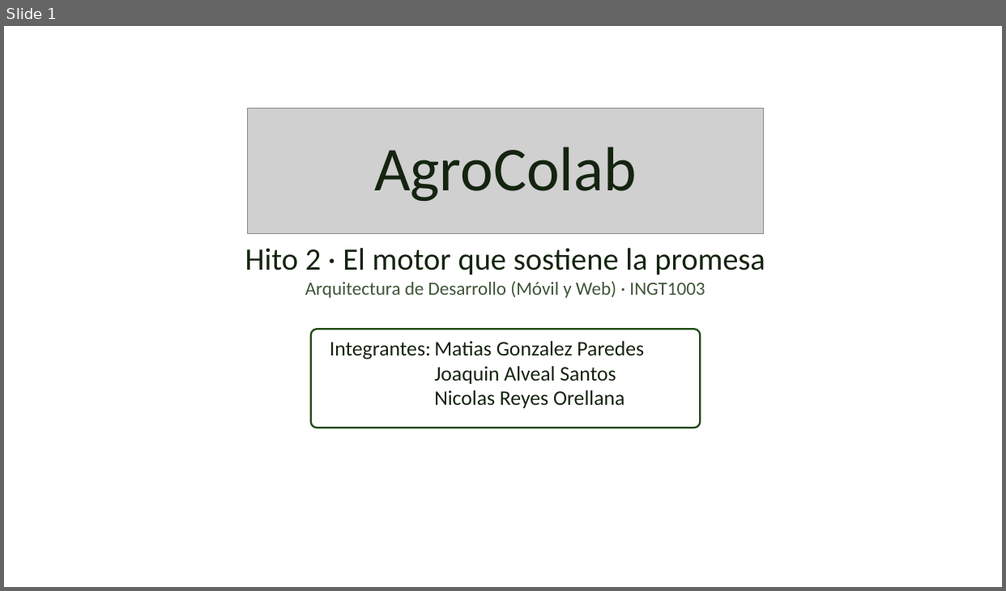
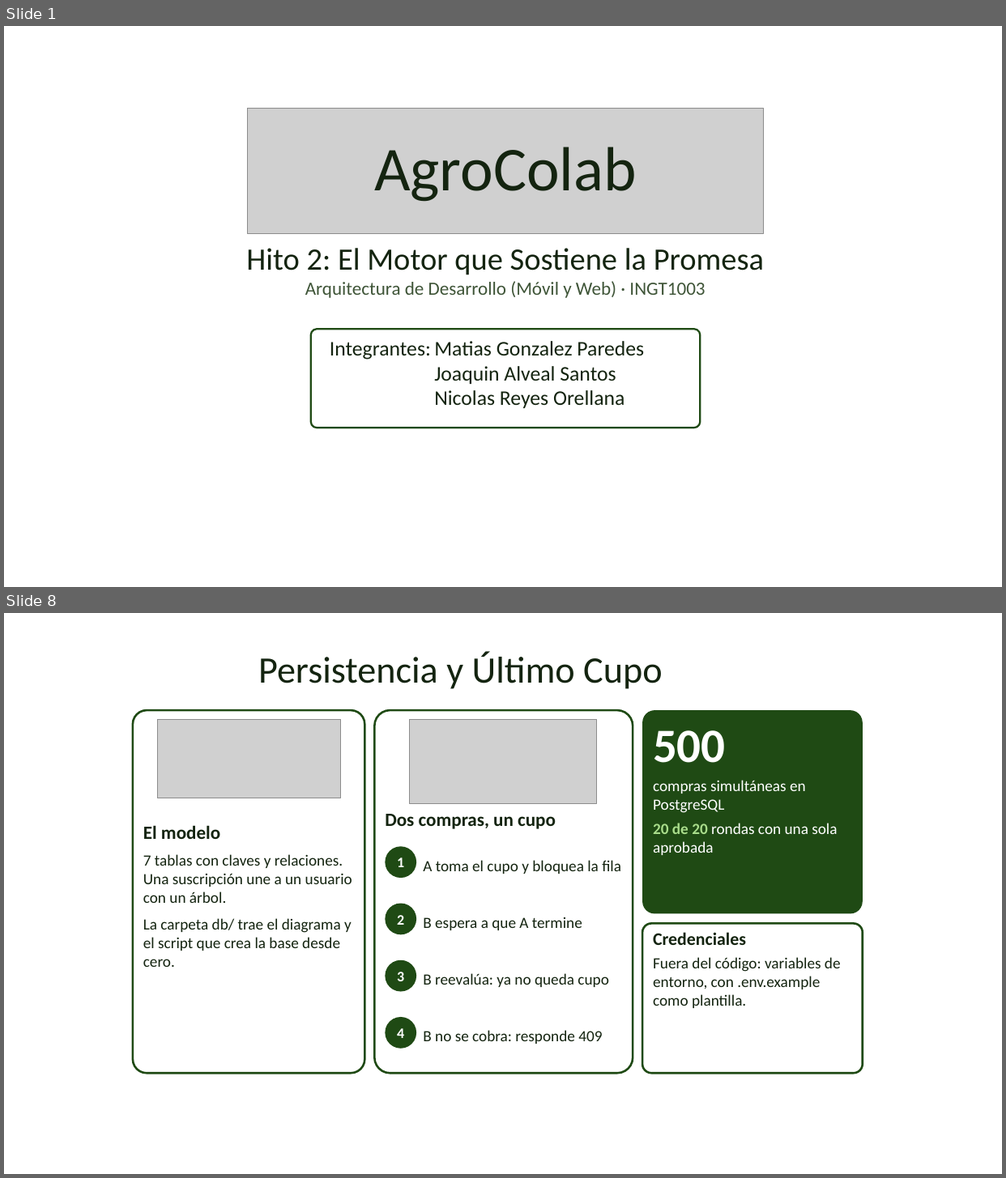
Before and after one commit to arrobaaas/agro-colab, a slide deck: docs/Presentacion_Hito2.pptx. Shown one above the other, each under a label of ours: slide 1 before the commit, slides 1 and 8 after it; the slides between them are not shown. The pictures are 1006x591 and 1006x1178 pixels, drawn with LibreOffice and Linux fonts; fonts in the diff are those of the drawing; grey boxes stand for pictures; background and template pictures are left out. Boxes give left, top, right and bottom in pixels: in the first picture for what was removed or moved away, otherwise in the second. Text is boxed around its words. In the diff, an @@ line names an element or a change of style, - is before the commit and + after.

Commit message:
docs: presentación del Hito 2 con el formato del Hito 1

```diff
--- a/docs/Presentacion_Hito2.pptx
+++ b/docs/Presentacion_Hito2.pptx
@@ slide 8 added at bbox=[4, 613, 1002, 1174], background picture (left out) @@
@@ title added at bbox=[258, 652, 662, 689], 36 pt, text #142410 @@
+Persistencia y Último Cupo
@@ rounded rectangle added at bbox=[133, 710, 364, 1073], fill #FFFFFF at 88% opacity, outline #1F4A14 2 pt @@
@@ picture added at bbox=[157, 719, 341, 798] @@
@@ rounded rectangle added at bbox=[374, 710, 633, 1073], fill #FFFFFF at 88% opacity, outline #1F4A14 2 pt @@
@@ picture added at bbox=[410, 719, 597, 804] @@
@@ rounded rectangle added at bbox=[642, 710, 863, 914], fill #1F4A14 @@
@@ text added at bbox=[653, 730, 726, 763], 46 pt, text #FFFFFF, bold @@
+500
@@ text added at bbox=[653, 780, 837, 855], 15 pt, text #FFFFFF @@
+compras simultáneas en PostgreSQL
+20 de 20 rondas con una sola aprobada
@@ text added at bbox=[143, 825, 352, 967], 15 pt, text #142410 @@
+El modelo
+7 tablas con claves y relaciones. Una suscripción une a un usuario con un árbol.
+La carpeta db/ trae el diagrama y el script que crea la base desde cero.
@@ text added at bbox=[385, 814, 556, 829], 18 pt, text #142410, bold @@
+Dos compras, un cupo
@@ ellipse added at bbox=[385, 846, 416, 878], fill #1F4A14, 14 pt, text #FFFFFF, bold @@
+1
@@ text added at bbox=[423, 860, 621, 874], 15 pt, text #142410 @@
+A toma el cupo y bloquea la fila
@@ ellipse added at bbox=[385, 904, 416, 935], fill #1F4A14, 14 pt, text #FFFFFF, bold @@
+2
@@ text added at bbox=[423, 918, 582, 931], 15 pt, text #142410 @@
+B espera a que A termine
@@ rounded rectangle added at bbox=[642, 924, 863, 1073], fill #FFFFFF at 88% opacity, outline #1F4A14 2 pt @@
@@ text added at bbox=[653, 932, 841, 1008], 15 pt, text #142410 @@
+Credenciales
+Fuera del código: variables de entorno, con .env.example como plantilla.
@@ ellipse added at bbox=[385, 960, 416, 992], fill #1F4A14, 14 pt, text #FFFFFF, bold @@
+3
@@ text added at bbox=[423, 973, 608, 987], 15 pt, text #142410 @@
+B reevalúa: ya no queda cupo
@@ ellipse added at bbox=[385, 1017, 416, 1049], fill #1F4A14, 14 pt, text #FFFFFF, bold @@
+4
@@ text added at bbox=[423, 1030, 602, 1044], 15 pt, text #142410 @@
+B no se cobra: responde 409
@@ slide 1 changed as well @@
@@ text at bbox=[246, 248, 764, 275]: text changed @@
-Hito 2 · El motor que sostiene la promesa
+Hito 2: El Motor que Sostiene la Promesa
```
Also in this commit, not shown: 5 other slides changed, 3 other slides added, 2 slides removed, 1 other file.
